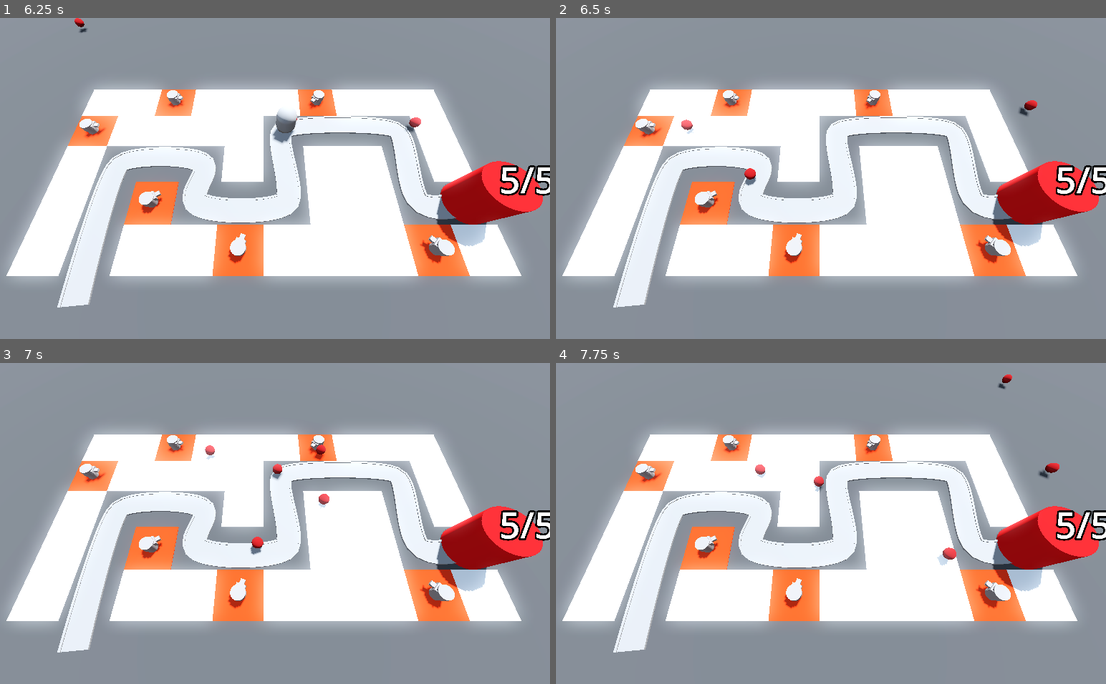
Above: before the commit, frames 1-4 (two rows, left to right).
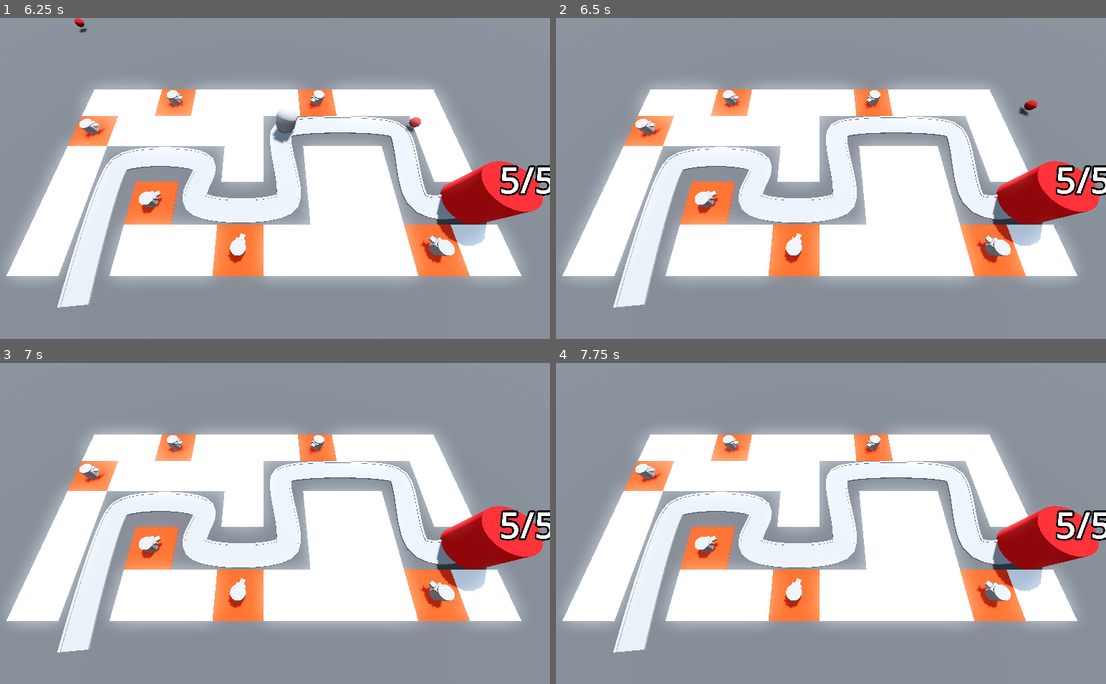
Above: after the commit, the same moments.

Repository: SugarF0x/barblast-3d
Game: Godot game, scene res://BaseLevel.tscn
Same seed, same stepped clock (60 frames per second), same inputs: the game is played once before the commit and once after it.
Inputs (mouse positions are in pixels of both pictures, inside the frame that each line leads up to):
- Up to frame 1 (6.25 s): move the mouse to (390, 162) at 0.52 s; click (390, 162) at 0.6 s; move the mouse to (148, 194) at 1.27 s; click (148, 194) at 1.35 s; move the mouse to (319, 107) at 2.02 s; click (319, 107) at 2.1 s; move the mouse to (236, 242) at 2.77 s; click (236, 242) at 2.85 s; move the mouse to (434, 226) at 3.52 s; click (434, 226) at 3.6 s; move the mouse to (93, 130) at 4.27 s; click (93, 130) at 4.35 s; move the mouse to (291, 178) at 5.02 s; click (291, 178) at 5.1 s; move the mouse to (176, 98) at 5.77 s; click (176, 98) at 5.85 s
- Up to frame 2 (6.5 s): no input
- Up to frame 3 (7 s): move the mouse to (390, 507) at 6.52 s; click (390, 507) at 6.6 s
- Up to frame 4 (7.75 s): move the mouse to (704, 539) at 7.27 s; click (704, 539) at 7.35 s

Frame 1 is identical in both runs. In frame 2, 0.2% of the frame differs, in the area x 22-37%, y 31-53%; in frame 3, 0.4%; in frame 4, 0.4%, in the area x 36-92%, y 3-64%.

Commit message:
stop shooting on no targets left

Diff:
--- a/Turret/turret.gd
+++ b/Turret/turret.gd
@@ -8,25 +8,28 @@
 
 
 var enemy_path: Path3D
+var target: PathFollow3D
 
 
 func _physics_process(delta: float) -> void:
-	var target = find_best_target()
+	find_best_target()
 	if not target: return
 
 	look_at(target.global_position, Vector3.UP, true)
 
 
 func fire():
+	if not target: return
+
 	var projectile = projectile_scene.instantiate()
 	add_child(projectile)
 	projectile.global_position = barrel.global_position
 	projectile.direction = global_transform.basis.z
 
 
-func find_best_target() -> PathFollow3D:
+func find_best_target() -> void:
 	var enemies = enemy_path.get_children().filter(func(child): return child is PathFollow3D)
-	return enemies.reduce(func(acc: PathFollow3D, val: PathFollow3D): return val if acc.progress_ratio < val.progress_ratio else acc)
+	target = enemies.reduce(func(acc: PathFollow3D, val: PathFollow3D): return val if acc.progress_ratio < val.progress_ratio else acc)
 
 
 func _on_fire_rate_timer_timeout() -> void: fire()
